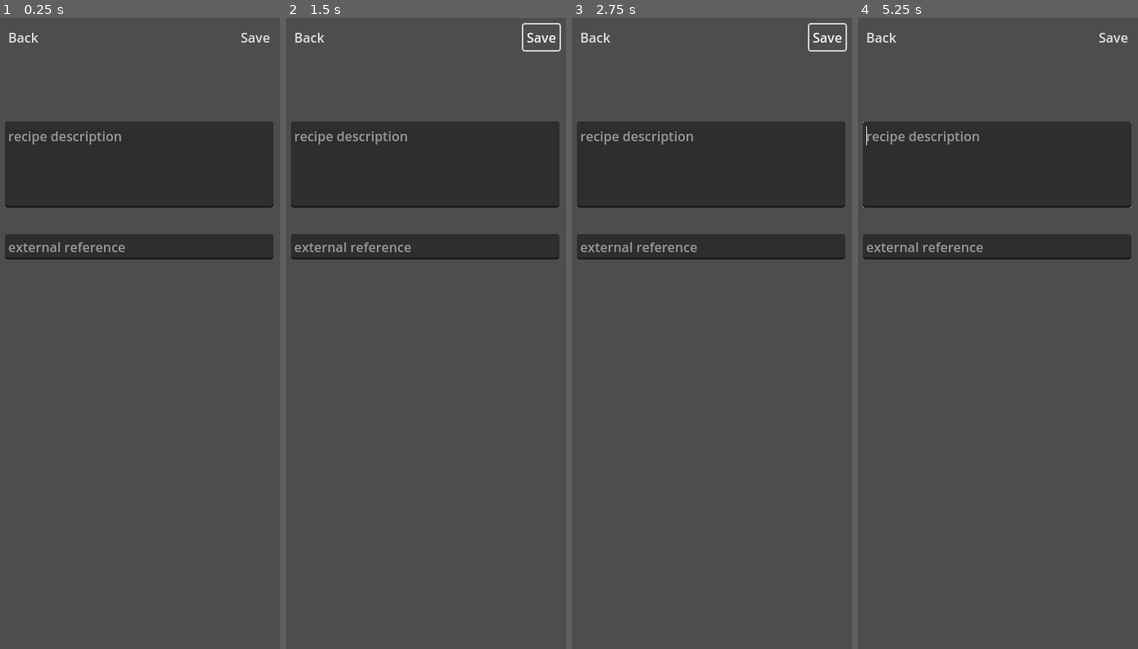
Above: before the commit, frames 1-4 (left to right).
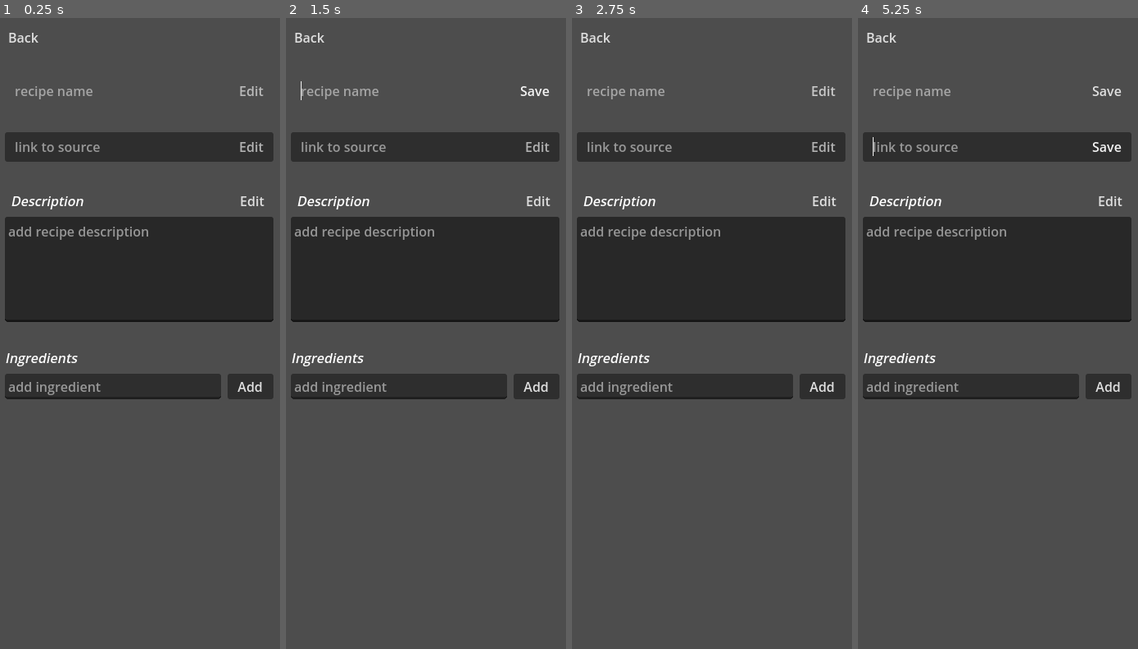
Above: after the commit, the same moments.

Repository: andreibachim/cookaid
Game: Godot game, scene res://screens/edit_recipe/edit_recipe.tscn
Two runs of this game, one before a commit and one after it. Both use one fixed random seed, a clock stepped at 60 frames per second and the inputs below. This scene is started directly instead of the project's main scene.
Inputs (mouse positions are in pixels of both pictures, inside the frame that each line leads up to):
- Up to frame 1 (0.25 s): no input
- Up to frame 2 (1.5 s): click (540, 36) at 0.5 s, where only the run before the commit has a clickable "Save"; click (538, 93) at 1.25 s, where only the run after the commit has a clickable "Edit"
- Up to frame 3 (2.75 s): click "Save" at 2 s
- Up to frame 4 (5.25 s): click (1107, 383) at 2.75 s, where only the run after the commit has a clickable "Add"; click (1110, 93) at 3.5 s, where only the run after the commit has a clickable "Edit"; click (1107, 383) at 4.25 s, where only the run after the commit has a clickable "Add"; click (1110, 144) at 5 s, where only the run after the commit has a clickable "Edit"

The runs differ from the first frame. In frame 1, 26% of the frame differs, in the area x 1-98%, y 2-61%; in frame 2, 26%, in the area x 1-99%, y 0-61%; in frame 3, 26%; in frame 4, 26%.

Commit message:
update details and add ingredient

Diff:
--- /dev/null
+++ b/app/components/ingredient/ingredient.tscn
@@ -0,0 +1,9 @@
+[gd_scene format=3 uid="uid://djn3b28xhs4pb"]
+
+[node name="ingredient" type="LineEdit"]
+offset_right = 67.0625
+offset_bottom = 31.0
+editable = false
+expand_to_text_length = true
+caret_blink = true
+caret_blink_interval = 0.5
--- /dev/null
+++ b/app/components/input/input.gd
@@ -0,0 +1,51 @@
+extends Panel
+
+
+@export var flat: bool = false
+@export var placeholder_text: String = ""
+@export_range(32, 64) var min_height: int = 36
+
+@onready var button := $vbox/button
+@onready var input := $vbox/input
+
+signal text_changed(value: String)
+
+var current_name: String
+
+func _ready():
+	custom_minimum_size.y = min_height
+	input.placeholder_text = placeholder_text
+	if flat:
+		self_modulate.a = 0
+		input.add_theme_color_override("font_uneditable_color", Color.WHITE)
+	input.editable = false
+	button.self_modulate.a = 0.75
+	button.text = "Edit"
+
+func _on_button_button_up():
+	if not input.editable:
+		input.editable = true
+		input.caret_column = input.text.length()
+		input.grab_focus()
+		button.self_modulate.a = 1
+		button.text = "Save"
+	else:
+		input.editable = false
+		button.self_modulate.a = 0.75
+		button.text = "Edit"
+		grab_focus()
+		if input.text != current_name:
+			text_changed.emit(input.text)
+
+func get_text() -> String:
+	return input.text
+
+func set_text(value: String) -> void:
+	input.text = value
+	current_name = value
+
+func revert_name() -> void:
+	set_text(current_name)
+
+func commit_name() -> void:
+	current_name = input.text
--- /dev/null
+++ b/app/components/input/input.tscn
@@ -0,0 +1,45 @@
+[gd_scene load_steps=3 format=3 uid="uid://d3v0jgupdmfx8"]
+
+[ext_resource type="Script" path="res://components/input/input.gd" id="1_58gcg"]
+
+[sub_resource type="StyleBoxEmpty" id="StyleBoxEmpty_yjn5n"]
+
+[node name="input" type="Panel"]
+custom_minimum_size = Vector2(240, 32)
+offset_right = 240.0
+offset_bottom = 32.0
+focus_mode = 2
+script = ExtResource("1_58gcg")
+
+[node name="vbox" type="HBoxContainer" parent="."]
+layout_mode = 1
+anchors_preset = 15
+anchor_right = 1.0
+anchor_bottom = 1.0
+grow_horizontal = 2
+grow_vertical = 2
+
+[node name="separator" type="VSeparator" parent="vbox"]
+self_modulate = Color(1, 1, 1, 0)
+layout_mode = 2
+
+[node name="input" type="LineEdit" parent="vbox"]
+layout_mode = 2
+size_flags_horizontal = 3
+focus_mode = 1
+theme_override_styles/focus = SubResource("StyleBoxEmpty_yjn5n")
+flat = true
+
+[node name="button" type="Button" parent="vbox"]
+layout_mode = 2
+size_flags_horizontal = 8
+focus_mode = 0
+mouse_default_cursor_shape = 2
+text = "Edit"
+flat = true
+
+[node name="separator2" type="VSeparator" parent="vbox"]
+self_modulate = Color(1, 1, 1, 0)
+layout_mode = 2
+
+[connection signal="button_up" from="vbox/button" to="." method="_on_button_button_up"]
--- /dev/null
+++ b/app/components/multi_line_input/multi_line_input.gd
@@ -0,0 +1,40 @@
+extends VBoxContainer
+
+@export var placeholder: String = ""
+
+@onready var button := $hbox/button
+@onready var input := $input
+
+signal text_changed(value: String)
+
+var current_value: String = ""
+
+func _ready():
+	input.placeholder_text = placeholder
+	button.text = "Edit"
+	input.editable = false
+
+func get_text() -> String:
+	return input.text
+
+func set_text(value: String):
+	input.text = value
+	current_value = value
+
+func commit() -> void:
+	current_value = input.text
+
+func revert() -> void:
+	set_text(current_value)
+
+func _on_button_button_up():
+	if not input.editable:
+		input.grab_focus()
+		input.editable = true
+		button.text = "Save"
+	else:
+		grab_focus()
+		input.editable = false
+		button.text = "Edit"
+		if input.text != current_value:
+			text_changed.emit(input.text)
--- /dev/null
+++ b/app/components/multi_line_input/multi_line_input.tscn
@@ -0,0 +1,44 @@
+[gd_scene load_steps=3 format=3 uid="uid://bguihh7vj4201"]
+
+[ext_resource type="Script" path="res://components/multi_line_input/multi_line_input.gd" id="1_t7ed4"]
+
+[sub_resource type="StyleBoxEmpty" id="StyleBoxEmpty_1vyi5"]
+
+[node name="multi_line_input" type="VBoxContainer"]
+custom_minimum_size = Vector2(0, 128)
+focus_mode = 2
+script = ExtResource("1_t7ed4")
+
+[node name="hbox" type="HBoxContainer" parent="."]
+layout_mode = 2
+
+[node name="padding" type="HSeparator" parent="hbox"]
+self_modulate = Color(1, 1, 1, 0)
+layout_mode = 2
+
+[node name="description_label" type="RichTextLabel" parent="hbox"]
+layout_mode = 2
+size_flags_horizontal = 3
+size_flags_vertical = 4
+bbcode_enabled = true
+text = "[i]Description[/i]"
+fit_content = true
+
+[node name="button" type="Button" parent="hbox"]
+layout_mode = 2
+size_flags_horizontal = 8
+text = "Save"
+flat = true
+
+[node name="padding2" type="HSeparator" parent="hbox"]
+self_modulate = Color(1, 1, 1, 0)
+layout_mode = 2
+
+[node name="input" type="TextEdit" parent="."]
+custom_minimum_size = Vector2(0, 128)
+layout_mode = 2
+theme_override_styles/focus = SubResource("StyleBoxEmpty_1vyi5")
+editable = false
+wrap_mode = 1
+
+[connection signal="button_up" from="hbox/button" to="." method="_on_button_button_up"]
--- a/app/screens/edit_recipe/edit_recipe.gd
+++ b/app/screens/edit_recipe/edit_recipe.gd
@@ -1,7 +1,7 @@
 extends MarginContainer
 
 @onready var request = $request
-
+@onready var ingredients_container = $vbox/ingredients_container
 @onready var recipe_name = $vbox/recipe_name
 @onready var description = $vbox/description
 @onready var external_reference = $vbox/external_reference
@@ -9,6 +9,7 @@
 var recipe_id = Navigator.next_recipe_id
 
 func _ready() -> void:
+	ingredients_container.recipe_id = recipe_id
 	request.request(State.API_BASE_URL + "/api/recipe/" + recipe_id,\
 		["Authorization: Bearer " + State.TOKEN])
 	var response_array = await request.request_completed
@@ -25,30 +26,42 @@
 			print("Server error")
 
 func process_response(response: Dictionary) -> void:
-	recipe_name.text = response.name
+	recipe_name.set_text(response.name)
 	if response.description != null:
-		description.text = response.description
+		description.set_text(response.description)
 	if response.external_reference != null:
-		external_reference.text = response.external_reference
+		external_reference.set_text(response.external_reference)
+	for ingredient in response.ingredients:
+		ingredients_container.add_ingredient(ingredient)
 
 func _on_back_button_up():
 	Navigator.load_recipes_screen()
 
-func _on_save_button_up():
-	var payload: Dictionary = {
-		"name": recipe_name.text,
-		"description": description.text,
-		"external_reference": external_reference.text,
-		"ingredients": [],
-		"steps": [],
-	}
-	print(JSON.stringify(payload))
-	request.request(State.API_BASE_URL + "/api/recipe/" + recipe_id,\
-	["Authorization: Bearer " + State.TOKEN, "Content-Type: application/json"],\
-	HTTPClient.METHOD_PUT,\
-	JSON.stringify(payload))
-	var response_array = await request.request_completed
+func _on_recipe_name_text_changed(value):
+	var payload = { "name": value }
+	var response_array = await perform_request(JSON.stringify(payload))
 	var status_code = response_array[1]
 	match status_code:
-		200: print("Sugges")
-		_: print("Failure because of status code: " + str(status_code))
+		200: recipe_name.commit_name()
+		_: recipe_name.revert_name()
+
+func _on_external_reference_text_changed(value):
+	var payload = { "external_reference": value }
+	var response_array = await perform_request(JSON.stringify(payload))
+	match response_array[1]:
+		200: external_reference.commit_name()
+		_: external_reference.revert_name()
+
+func _on_description_text_changed(value):
+	var payload = { "description": value }
+	var response_array = await perform_request(JSON.stringify(payload))
+	match response_array[1]:
+		200: description.commit()
+		_: description.revert()
+
+func perform_request(payload: String) -> Array:
+	request.request(State.API_BASE_URL + "/api/recipe/" + recipe_id,\
+		["Content-Type: application/json", "Authorization: Bearer " + State.TOKEN],\
+		HTTPClient.METHOD_PUT,
+		payload)
+	return await request.request_completed
--- a/app/screens/edit_recipe/edit_recipe.tscn
+++ b/app/screens/edit_recipe/edit_recipe.tscn
@@ -1,6 +1,9 @@
-[gd_scene load_steps=2 format=3 uid="uid://csk18h5asasil"]
+[gd_scene load_steps=5 format=3 uid="uid://csk18h5asasil"]
 
 [ext_resource type="Script" path="res://screens/edit_recipe/edit_recipe.gd" id="1_ae808"]
+[ext_resource type="PackedScene" uid="uid://n8d8estcjfnu" path="res://screens/edit_recipe/ingredients/ingredients_container.tscn" id="2_ag0nn"]
+[ext_resource type="PackedScene" uid="uid://d3v0jgupdmfx8" path="res://components/input/input.tscn" id="2_q3ntb"]
+[ext_resource type="PackedScene" uid="uid://bguihh7vj4201" path="res://components/multi_line_input/multi_line_input.tscn" id="3_o8yjy"]
 
 [node name="recipes" type="MarginContainer"]
 anchors_preset = 15
@@ -28,26 +31,23 @@
 text = "Back"
 flat = true
 
-[node name="save" type="Button" parent="vbox/header"]
+[node name="recipe_name" parent="vbox" instance=ExtResource("2_q3ntb")]
 layout_mode = 2
-size_flags_horizontal = 10
-mouse_default_cursor_shape = 2
-text = "Save"
 flat = true
+placeholder_text = "recipe name"
 
-[node name="recipe_name" type="Label" parent="vbox"]
+[node name="external_reference" parent="vbox" instance=ExtResource("2_q3ntb")]
+layout_mode = 2
+placeholder_text = "link to source"
+
+[node name="description" parent="vbox" instance=ExtResource("3_o8yjy")]
+layout_mode = 2
+placeholder = "add recipe description"
+
+[node name="ingredients_container" parent="vbox" instance=ExtResource("2_ag0nn")]
 layout_mode = 2
 
-[node name="description" type="TextEdit" parent="vbox"]
-layout_mode = 2
-size_flags_vertical = 3
-size_flags_stretch_ratio = 0.2
-placeholder_text = "recipe description"
-
-[node name="external_reference" type="LineEdit" parent="vbox"]
-layout_mode = 2
-size_flags_vertical = 2
-placeholder_text = "external reference"
-
 [connection signal="button_up" from="vbox/header/back" to="." method="_on_back_button_up"]
-[connection signal="button_up" from="vbox/header/save" to="." method="_on_save_button_up"]
+[connection signal="text_changed" from="vbox/recipe_name" to="." method="_on_recipe_name_text_changed"]
+[connection signal="text_changed" from="vbox/external_reference" to="." method="_on_external_reference_text_changed"]
+[connection signal="text_changed" from="vbox/description" to="." method="_on_description_text_changed"]
--- /dev/null
+++ b/app/screens/edit_recipe/ingredients/ingredients_container.gd
@@ -0,0 +1,37 @@
+extends VBoxContainer
+
+#REFS
+var ingredient_template: PackedScene = load("res://components/ingredient/ingredient.tscn")
+
+#VARIABLES
+var recipe_id;
+
+#MEMBERS
+@onready var request := $request
+@onready var input := $ingredients_form/ingredients_input
+@onready var list := $ingredients_list
+
+func _on_add_ingredient_button_button_up():
+	var ingredient = input.text
+	perform_request(ingredient)
+
+func add_ingredient(ingredient: Dictionary):
+	var ingredient_label = ingredient_template.instantiate()
+	ingredient_label.text = ingredient.name
+	list.add_child.call_deferred(ingredient_label)
+
+func perform_request(ingredient: String) -> void:
+	request.request(get_url(),
+		["Content-Type: application/json", "Authorization: Bearer " + State.TOKEN],
+		HTTPClient.METHOD_POST,
+		JSON.stringify({ "name" : ingredient })
+	)
+	var response_array = await request.request_completed
+	match response_array[1]:
+		200:
+			var body: Dictionary = JSON.parse_string(response_array[3].get_string_from_utf8())
+			add_ingredient(body)
+		_: print("Failure")
+
+func get_url() -> String:
+	return State.API_BASE_URL + "/api/recipe/"+ recipe_id +"/ingredient"
--- /dev/null
+++ b/app/screens/edit_recipe/ingredients/ingredients_container.tscn
@@ -0,0 +1,34 @@
+[gd_scene load_steps=2 format=3 uid="uid://n8d8estcjfnu"]
+
+[ext_resource type="Script" path="res://screens/edit_recipe/ingredients/ingredients_container.gd" id="1_t3vix"]
+
+[node name="ingredients_container" type="VBoxContainer"]
+size_flags_vertical = 2
+theme_override_constants/separation = 8
+script = ExtResource("1_t3vix")
+
+[node name="request" type="HTTPRequest" parent="."]
+
+[node name="label" type="RichTextLabel" parent="."]
+layout_mode = 2
+bbcode_enabled = true
+text = "[i]Ingredients[/i]"
+fit_content = true
+
+[node name="ingredients_form" type="HBoxContainer" parent="."]
+layout_mode = 2
+theme_override_constants/separation = 8
+
+[node name="ingredients_input" type="LineEdit" parent="ingredients_form"]
+layout_mode = 2
+size_flags_horizontal = 3
+placeholder_text = "add ingredient"
+
+[node name="add_ingredient_button" type="Button" parent="ingredients_form"]
+layout_mode = 2
+text = "  Add  "
+
+[node name="ingredients_list" type="HFlowContainer" parent="."]
+layout_mode = 2
+
+[connection signal="button_up" from="ingredients_form/add_ingredient_button" to="." method="_on_add_ingredient_button_button_up"]
--- a/app/screens/recipes/recipes_list_item/recipes_list_item.gd
+++ b/app/screens/recipes/recipes_list_item/recipes_list_item.gd
@@ -4,7 +4,6 @@
 @onready var status := $hbox/status
 @onready var title := $hbox/title
 var recipe_id: String
-
 
 func set_up(recipe: Dictionary) -> void:
 	if recipe.status == "DRAFT":
Not shown, changed: server/Cargo.lock
Not shown, changed: server/Cargo.toml
Not shown, added: server/src/routes/ingredient.rs
Not shown, changed: server/src/routes/mod.rs
Not shown, changed: server/src/routes/recipe.rs
